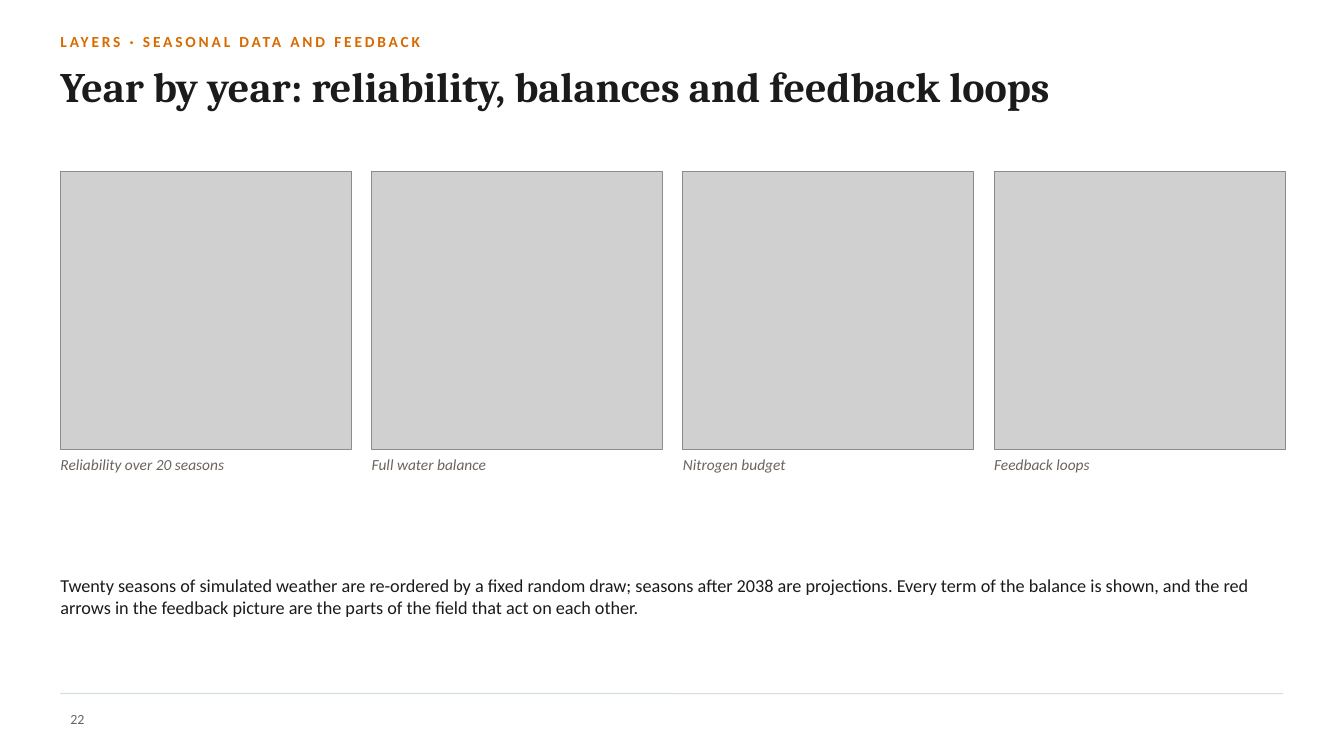
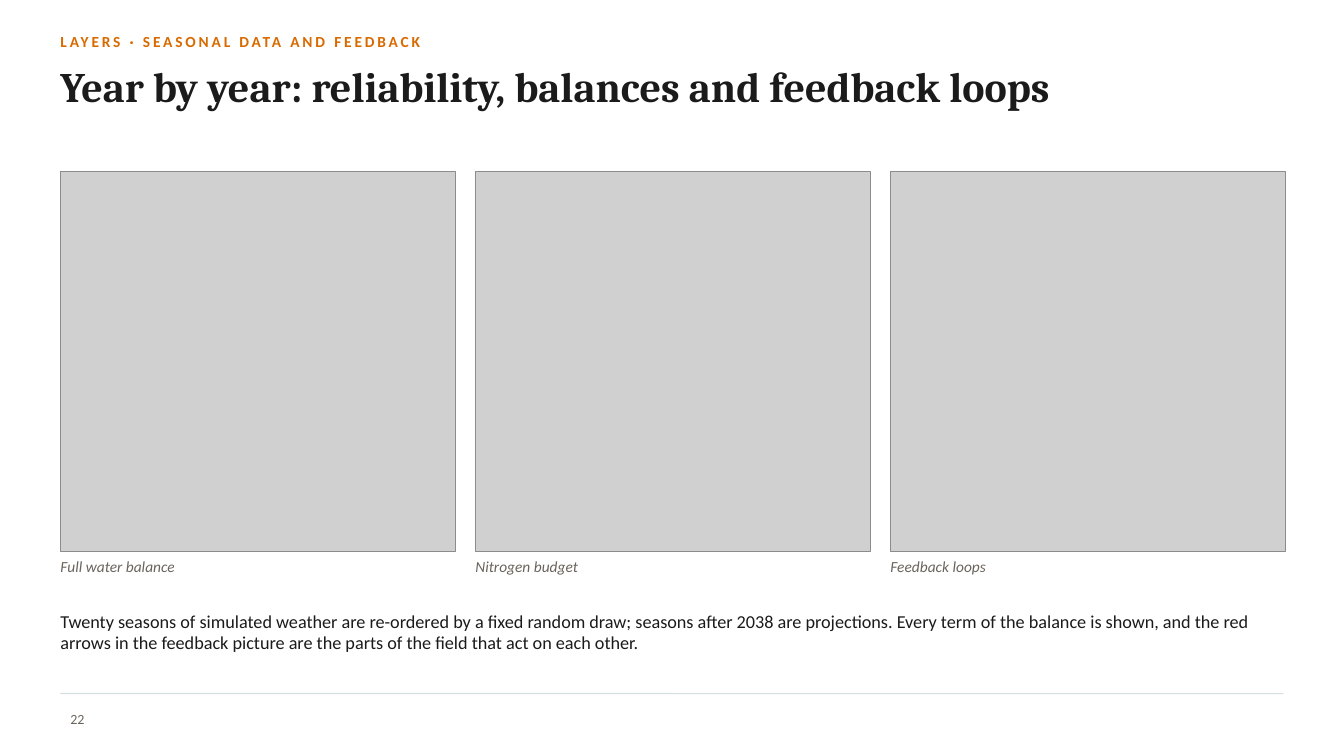
Before and after one commit to halilunaziru73-creator/Coupled-Water-Fluxes-Pore-Scale-Dynamics-Precision-Irrigation-Mulching-Feedback-Loops, a slide deck: slide 22 of Manuscripts/pdf/Supplementary/SWAFL_Presentation.pptx. Drawn at 1344x756 pixels with LibreOffice and Linux fonts; fonts in the diff are those of the drawing; grey boxes stand for pictures; background and template pictures are left out. Boxes give left, top, right and bottom in pixels: in the first picture for what was removed or moved away, otherwise in the second. Text is boxed around its words. In the diff, an @@ line names an element or a change of style, - is before the commit and + after.

Commit message:
Presentation: sharper double-resolution screenshots, larger figures

```diff
--- a/Manuscripts/pdf/Supplementary/SWAFL_Presentation.pptx
+++ b/Manuscripts/pdf/Supplementary/SWAFL_Presentation.pptx
@@ picture: place and size @@
-picture at box(60, 171, 352, 450)
+picture at box(60, 171, 456, 552)
@@ picture: place and size @@
-picture at box(372, 171, 663, 450)
+picture at box(476, 171, 871, 552)
@@ picture removed at box(684, 171, 975, 450) @@
@@ picture: place and size @@
-picture at box(994, 171, 1286, 450)
+picture at box(890, 171, 1286, 552)
@@ text removed at box(60, 459, 224, 473) @@
-Reliability over 20 seasons
@@ text "Full water balance": place and size @@
-text "Full water balance" at box(372, 459, 486, 470)
+text "Full water balance" at box(60, 561, 175, 572)
@@ text "Nitrogen budget": place and size @@
-text "Nitrogen budget" at box(683, 459, 785, 473)
+text "Nitrogen budget" at box(475, 561, 578, 575)
@@ text "Feedback loops": place and size @@
-text "Feedback loops" at box(994, 459, 1089, 473)
+text "Feedback loops" at box(890, 561, 986, 575)
@@ text "Twenty seasons of simulated weather ...": place and size @@
-text "Twenty seasons of simulated weather ..." at box(60, 579, 1249, 617)
+text "Twenty seasons of simulated weather ..." at box(60, 615, 1249, 652)
```
Also in this commit, not shown: 11 other slides changed.
